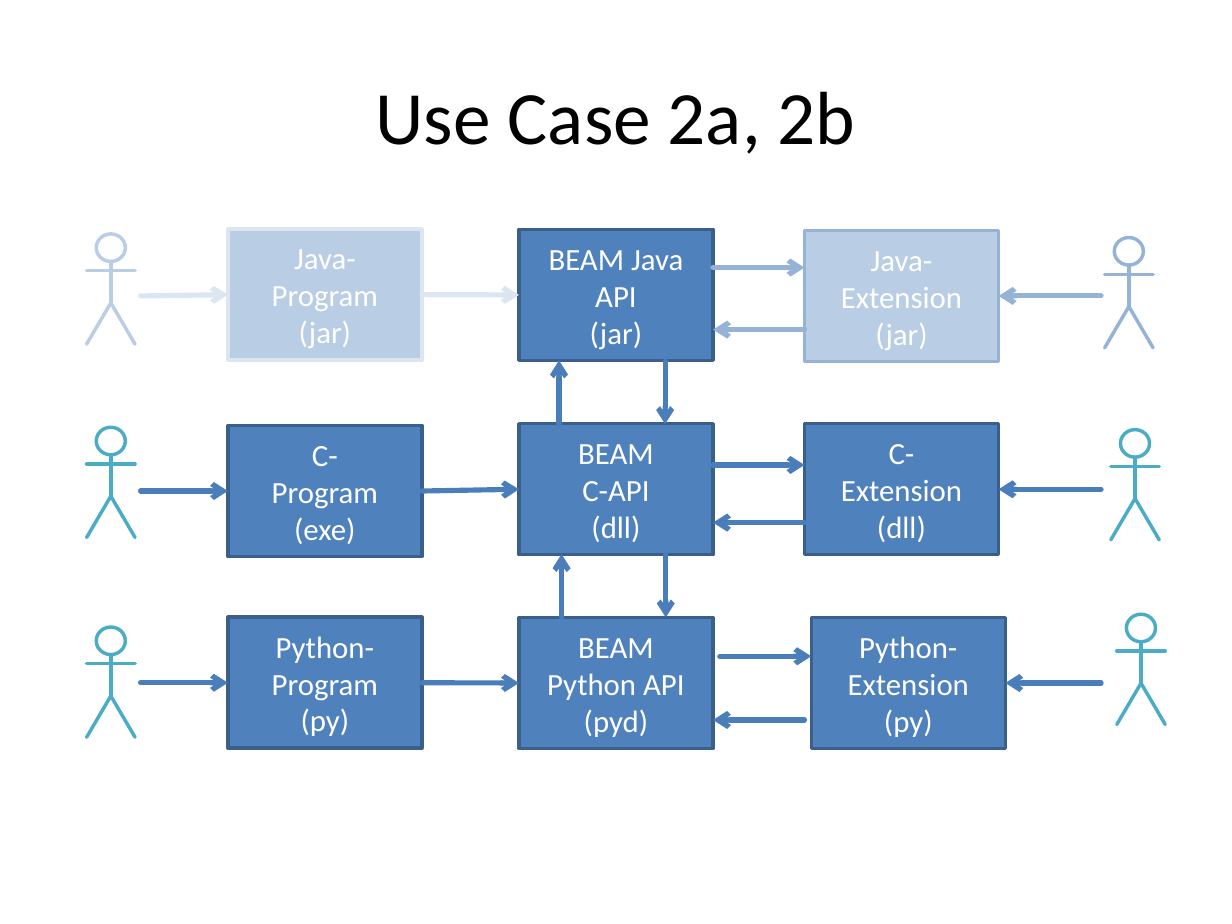
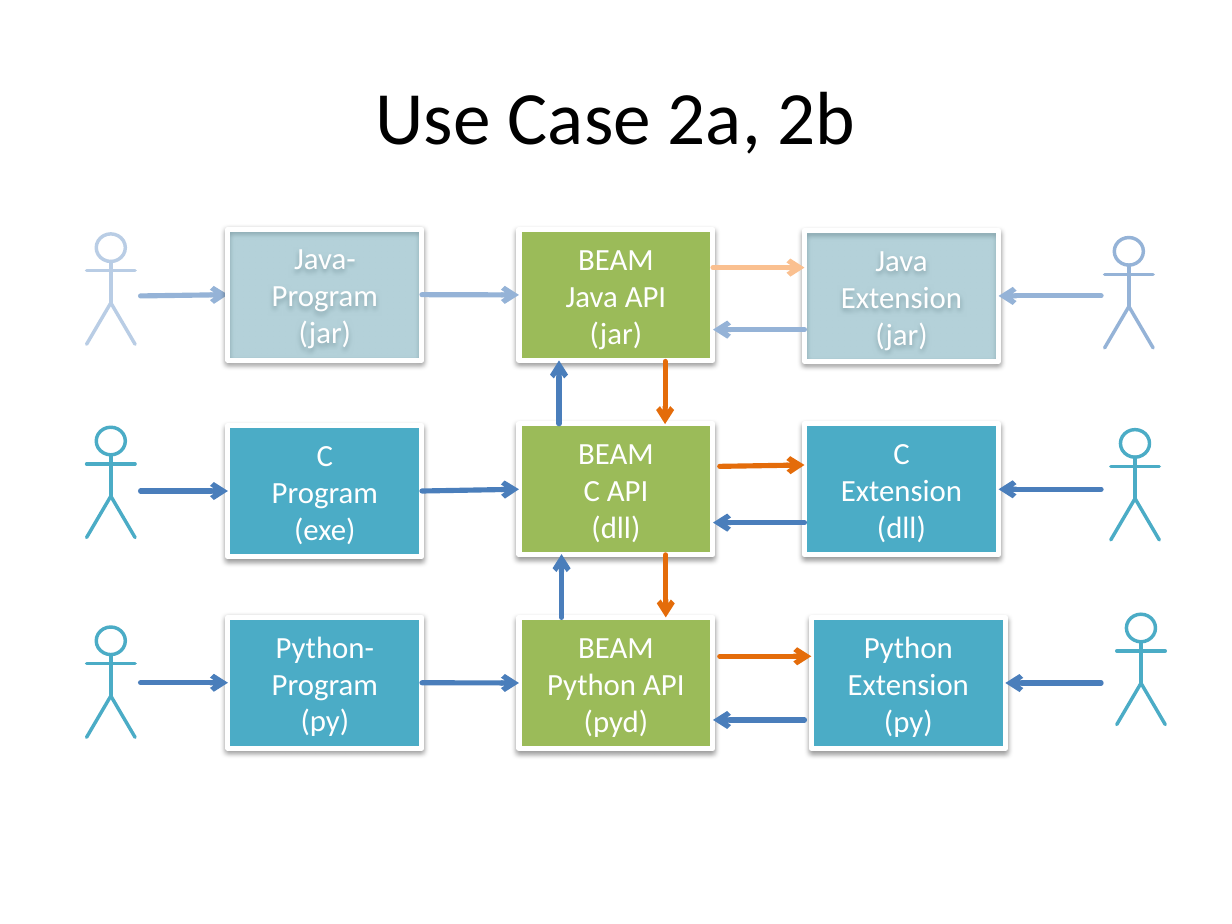
Before and after one commit to bcdev/beam-extapi, a slide deck: slide 5 of docs/beam-extapi.pptx. Drawn at 1232x924 pixels with LibreOffice and Linux fonts; fonts in the diff are those of the drawing. Boxes give left, top, right and bottom in pixels: in the first picture for what was removed or moved away, otherwise in the second. Text is boxed around its words. In the diff, an @@ line names an element or a change of style, - is before the commit and + after.

```diff
--- a/docs/beam-extapi.pptx
+++ b/docs/beam-extapi.pptx
@@ rectangle "Java- Program" at (x1=228, y1=229, x2=421, y2=360): fill #B9CDE5 to #4BACC6 at 30% opacity; outline #DCE6F2 2 pt to #FFFFFF 3 pt; shadow on @@
@@ rectangle "Java Extension" at (x1=804, y1=230, x2=998, y2=361): fill #B9CDE5 to #4BACC6 at 30% opacity; outline #95B3D7 2 pt to #FFFFFF 3 pt; shadow on @@
@@ arrow (713, 267) - (804, 267): stroke #95B3D7 3 pt to #FAC090 3 pt @@
@@ text in rectangle at (x1=841, y1=251, x2=962, y2=308): text changed @@
-Java-
-Extension
+Java
+Extension
@@ arrow (140, 296) - (228, 294): stroke #DCE6F2 3 pt to #95B3D7 3 pt @@
@@ arrow (423, 294) - (519, 294): stroke #DCE6F2 3 pt to #95B3D7 3 pt @@
@@ arrow (665, 361) - (665, 424): stroke #4B7EBC 3 pt to #E46C0A 3 pt @@
@@ text in rectangle at (x1=272, y1=446, x2=378, y2=509): text changed @@
-C-
-Program
+C
+Program
@@ text in rectangle at (x1=578, y1=444, x2=654, y2=501): text changed @@
-BEAM
-C-API
+BEAM
+C API
@@ text in rectangle at (x1=841, y1=444, x2=962, y2=501): text changed @@
-C-
-Extension
+C
+Extension
@@ arrow moved from (713, 464) - (804, 464) to (719, 467) - (804, 464) @@
@@ arrow (719, 467) - (804, 464): stroke #4B7EBC 3 pt to #E46C0A 3 pt @@
@@ arrow (665, 554) - (665, 617): stroke #4B7EBC 3 pt to #E46C0A 3 pt @@
@@ fill #4F81BD to #4BACC6; outline #3A5F8C 2 pt to #FFFFFF 3 pt; shadow on in 4 elements at (x1=804, y1=424, x2=998, y2=554), (x1=812, y1=617, x2=1005, y2=748), (x1=228, y1=425, x2=421, y2=556), (x1=228, y1=617, x2=421, y2=748) @@
@@ fill #4F81BD to #9BBB59; outline #3A5F8C 2 pt to #FFFFFF 3 pt; shadow on in 3 elements at (x1=519, y1=424, x2=712, y2=554), (x1=519, y1=229, x2=712, y2=360), (x1=519, y1=617, x2=712, y2=748) @@
@@ arrow (719, 657) - (812, 657): stroke #4B7EBC 3 pt to #E46C0A 3 pt @@
@@ text in rectangle at (x1=864, y1=636, x2=953, y2=663): text changed @@
-Python-
+Python
```
Also in this commit, not shown: 3 other slides changed, 8 other files.
